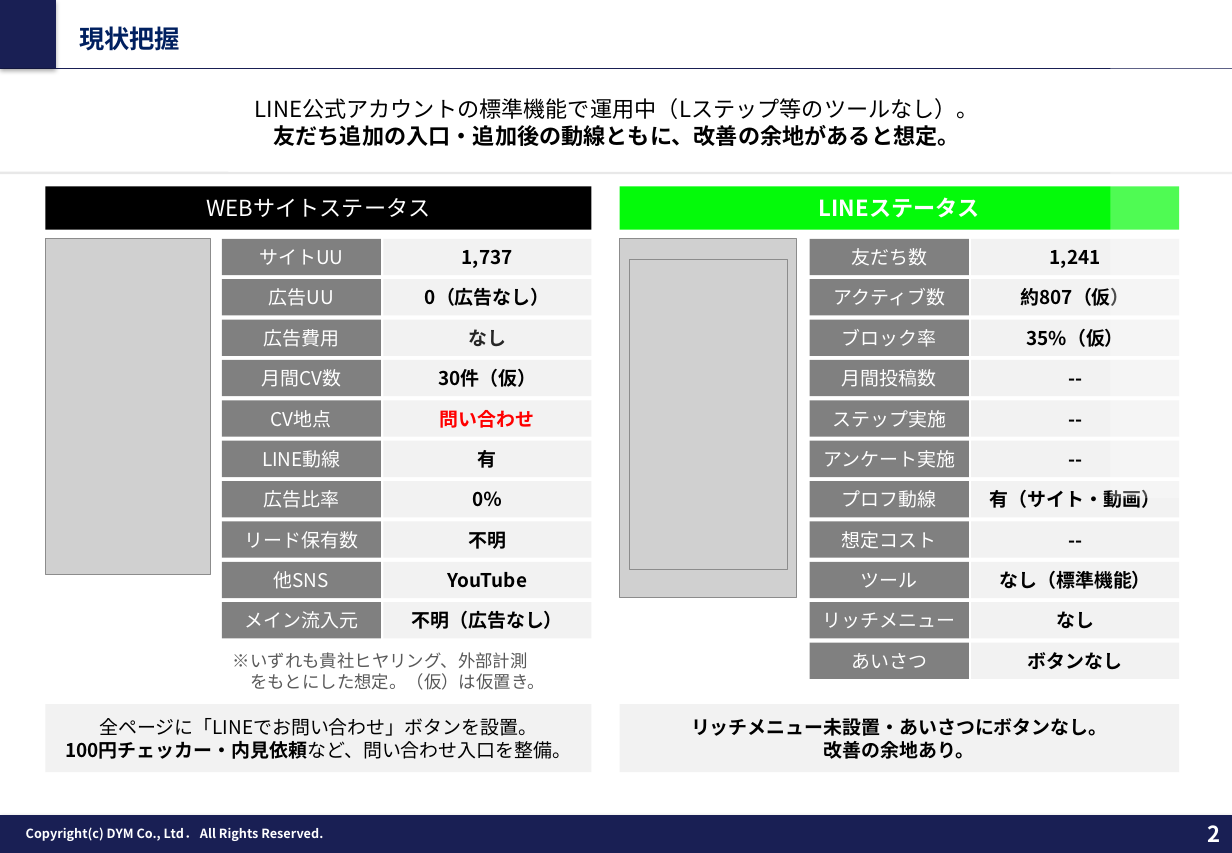
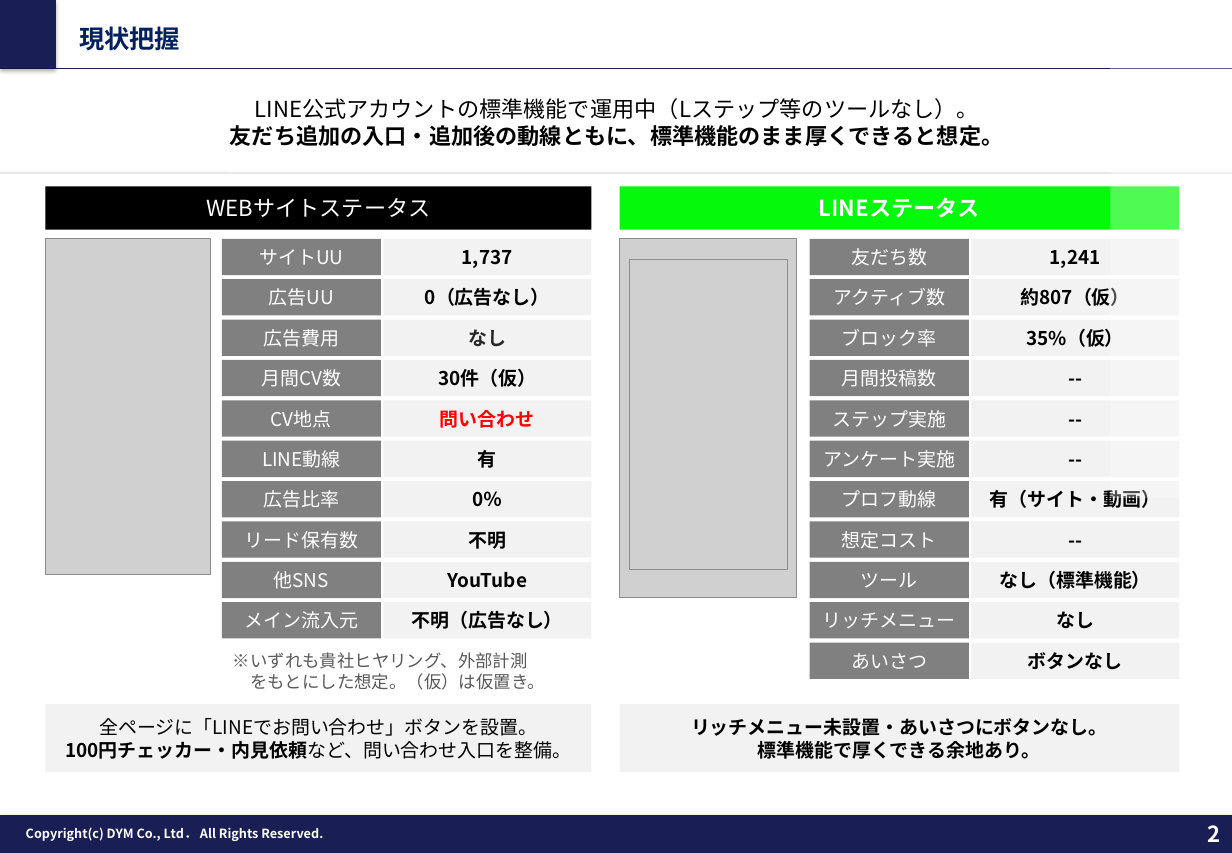
Before and after one commit to tonomura-r-dev/folder, a slide deck: slide 2 of 202610_株式会社あらうち御中_LINE公式アカウント運用のご提案_v9.pptx. Drawn at 1232x853 pixels with LibreOffice and Linux fonts; fonts in the diff are those of the drawing; grey boxes stand for pictures; background and template pictures are left out. Boxes give left, top, right and bottom in pixels: in the first picture for what was removed or moved away, otherwise in the second. Text is boxed around its words. In the diff, an @@ line names an element or a change of style, - is before the commit and + after.

```diff
--- a/202610_株式会社あらうち御中_LINE公式アカウント運用のご提案_v9.pptx
+++ b/202610_株式会社あらうち御中_LINE公式アカウント運用のご提案_v9.pptx
@@ text at box(230, 125, 1004, 146): text changed @@
-友だち追加の入口・追加後の動線ともに、改善の余地があると想定。
+友だち追加の入口・追加後の動線ともに、標準機能のまま厚くできると想定。
@@ text in rectangle at box(691, 718, 1108, 759): text changed @@
-リッチメニュー未設置・あいさつにボタンなし。
-改善の余地あり。
+リッチメニュー未設置・あいさつにボタンなし。
+標準機能で厚くできる余地あり。
```
Also in this commit, not shown: 9 other slides changed, 4 other files.
